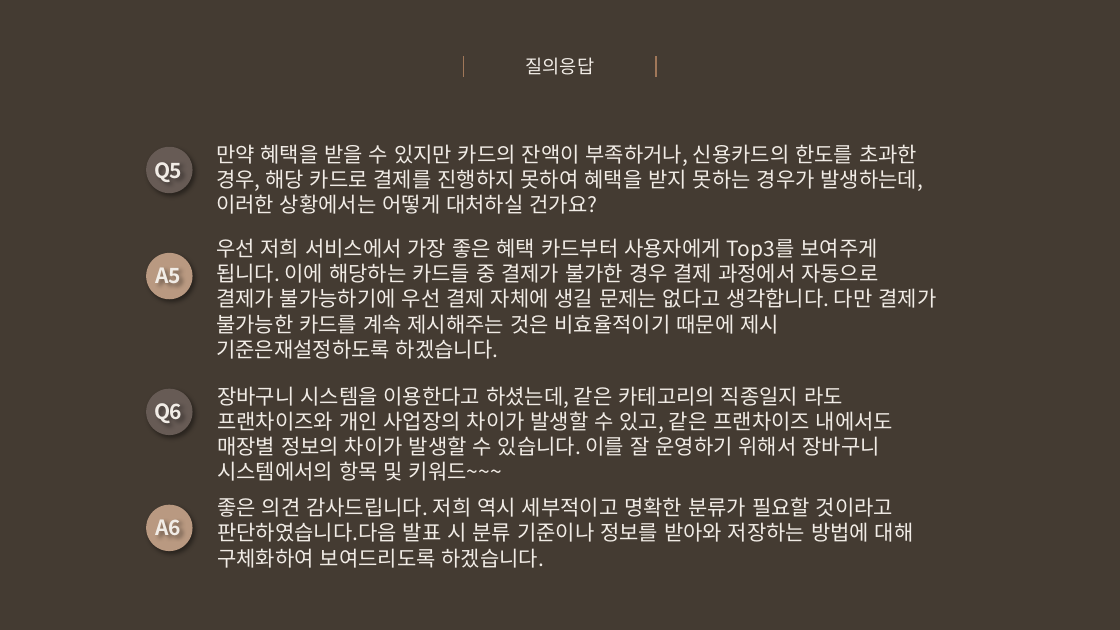
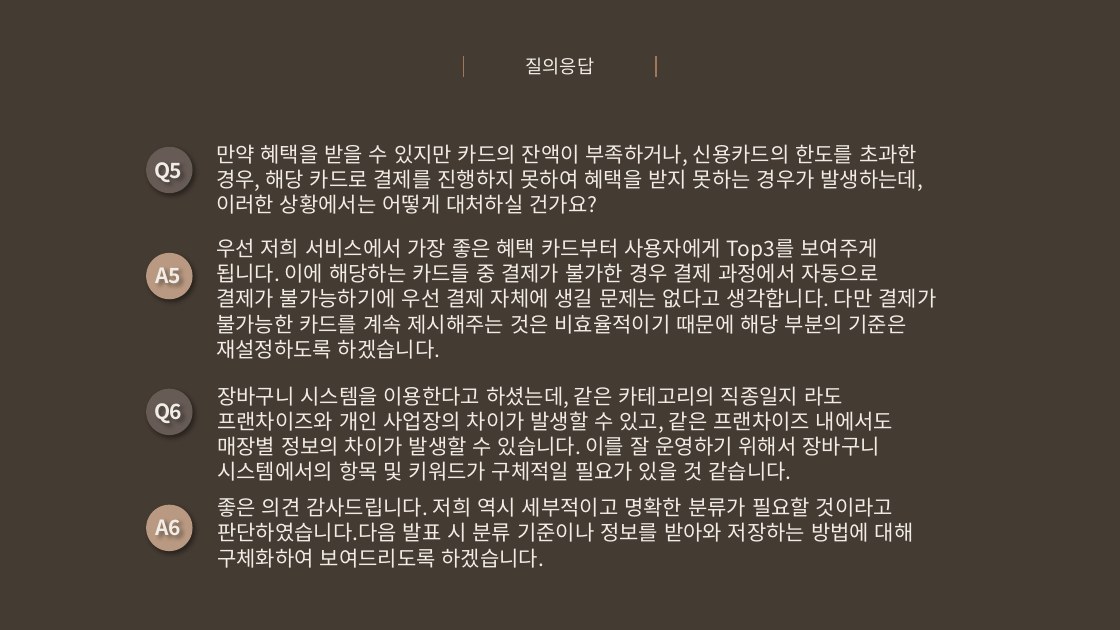
Before and after one commit to snr1229/Content_designing_Presentations, a slide deck: slide 4 of 사업계획서/Week9/EWon_중간고사대체_질의응답_Review.pptx. Drawn at 1120x630 pixels with LibreOffice and Linux fonts; fonts in the diff are those of the drawing. Boxes give left, top, right and bottom in pixels: in the first picture for what was removed or moved away, otherwise in the second. Text is boxed around its words. In the diff, an @@ line names an element or a change of style, - is before the commit and + after.

```diff
--- a/사업계획서/Week9/EWon_중간고사대체_질의응답_Review.pptx
+++ b/사업계획서/Week9/EWon_중간고사대체_질의응답_Review.pptx
@@ text at <box>216,238,936,359</box>: text changed @@
-우선 저희 서비스에서 가장 좋은 혜택 카드부터 사용자에게 Top3를 보여주게 됩니다. 이에 해당하는 카드들 중 결제가 불가한 경우 결제 과정에서 자동으로 결제가 불가능하기에 우선 결제 자체에 생길 문제는 없다고 생각합니다. 다만 결제가 불가능한 카드를 계속 제시해주는 것은 비효율적이기 때문에 제시 기준은재설정하도록 하겠습니다.
+우선 저희 서비스에서 가장 좋은 혜택 카드부터 사용자에게 Top3를 보여주게 됩니다. 이에 해당하는 카드들 중 결제가 불가한 경우 결제 과정에서 자동으로 결제가 불가능하기에 우선 결제 자체에 생길 문제는 없다고 생각합니다. 다만 결제가 불가능한 카드를 계속 제시해주는 것은 비효율적이기 때문에 해당 부분의 기준은 재설정하도록 하겠습니다.
@@ text at <box>217,386,893,481</box>: text changed @@
-장바구니 시스템을 이용한다고 하셨는데, 같은 카테고리의 직종일지 라도 프랜차이즈와 개인 사업장의 차이가 발생할 수 있고, 같은 프랜차이즈 내에서도 매장별 정보의 차이가 발생할 수 있습니다. 이를 잘 운영하기 위해서 장바구니 시스템에서의 항목 및 키워드~~~
+장바구니 시스템을 이용한다고 하셨는데, 같은 카테고리의 직종일지 라도 프랜차이즈와 개인 사업장의 차이가 발생할 수 있고, 같은 프랜차이즈 내에서도 매장별 정보의 차이가 발생할 수 있습니다. 이를 잘 운영하기 위해서 장바구니 시스템에서의 항목 및 키워드가 구체적일 필요가 있을 것 같습니다.
```
Also in this commit, not shown: 3 other slides changed.
